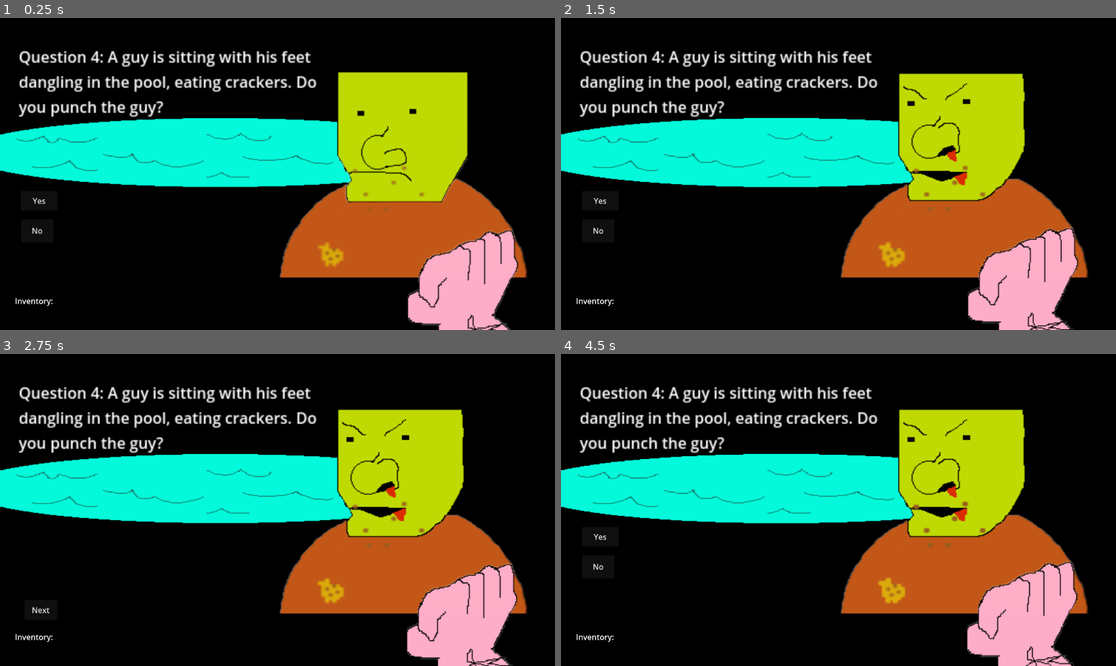
Above: before the commit, frames 1-4 (two rows, left to right).
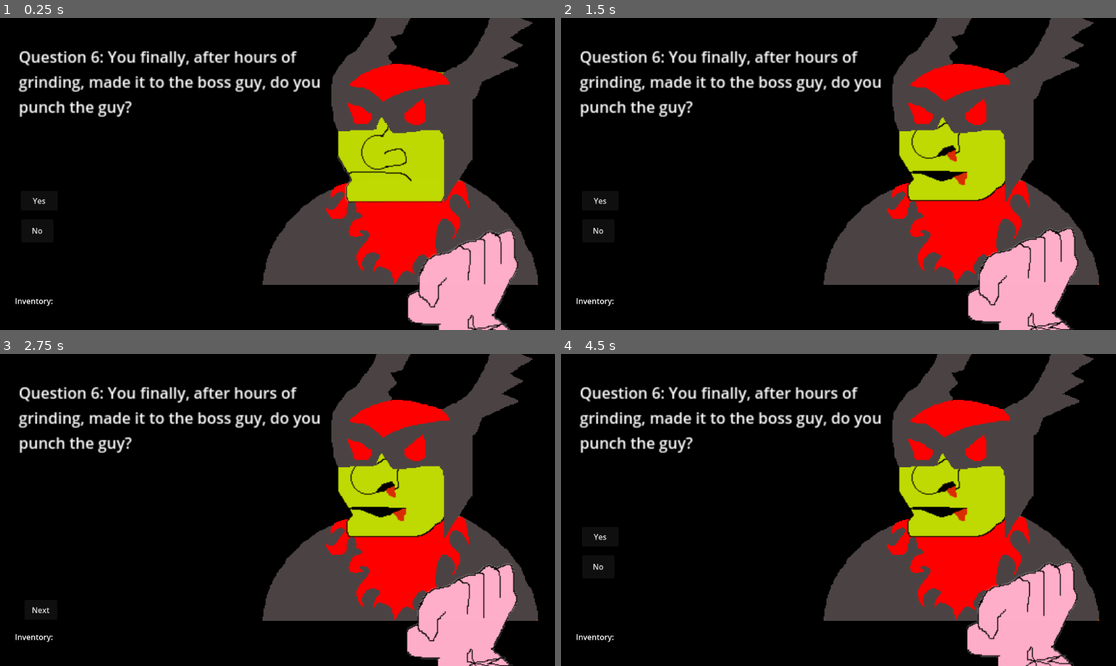
Above: after the commit, the same moments.

Repository: Do-You-Punch-The-Guy-Studios/do-you-punch-the-guy
Game: Godot game, scene res://scenes/the_guy_root_scene.tscn
The game is run twice, just before and just after one commit, with the same random seed, the same clock (stepped at 60 frames per second) and the same inputs.
Inputs:
- Up to frame 1 (0.25 s): no input
- Up to frame 2 (1.5 s): click "Yes" at 0.5 s; click "Next" at 1.25 s
- Up to frame 3 (2.75 s): click "No" at 2 s
- Up to frame 4 (4.5 s): click "Next" at 2.75 s; click "Yes" at 3.5 s; click "Next" at 4.25 s

The runs differ from the first frame. In frame 1, 34% of the frame differs, in the area x 0-97%, y 0-86%; in frame 2, 34%; in frame 3, 34%; in frame 4, 34%.

Commit message:
villain suit

Diff:
--- a/code/do-you-punch-the-guy-main.gd
+++ b/code/do-you-punch-the-guy-main.gd
@@ -24,6 +24,8 @@
 	"question2":preload("res://scenes/question2.tscn"),
 	"question3":preload("res://scenes/question3.tscn"),
 	"question4":preload("res://scenes/question4.tscn"),
+	"question5":preload("res://scenes/question5.tscn"),
+	"question6":preload("res://scenes/question6.tscn"),
 	};
 @onready var yesButton = $YesButton;
 @onready var noButton = $NoButton;
@@ -79,7 +81,7 @@
 	currentQuestionIndex = nextQuestionIndex
 	nextQuestionIndex = questionIndexes.back()
 	questionIndexes.pop_back()
-	currentQuestionIndex = 4;
+	currentQuestionIndex = 6;
 	currentQuestion = questionInfo[str(currentQuestionIndex)];
 	if(currentQuestionIndex > 1):
 		self.add_child(questionScenes["question" + str(currentQuestionIndex)].instantiate())
@@ -97,6 +99,7 @@
 	if !currentQuestion.option3:
 		option3button.hide()
 	else:
+		option3button.text = currentQuestion.option3
 		option3button.show()
 
 func animatePunch():
@@ -123,6 +126,7 @@
 	option3button.hide()
 	animatePunch()
 	tallyResults('yes')
+	#SHOW TEARDOWN TEXT
 	nextButton.show()
 
 func _no_pressed():
@@ -131,14 +135,19 @@
 	option3button.hide()
 	#animateNoPunchIfNeeded()
 	tallyResults('no')
+	#SHOW TEARDOWN TEXT
 	nextButton.show()
 
 func _option_3_pressed():
 	yesButton.hide()
 	noButton.hide()
 	option3button.hide()
+	if currentQuestion.onOption3:
+		processGameAction(currentQuestion.onOption3)
 	#animateOption3IfNeeded()
+
 	tallyResults('option3')
+	#SHOW TEARDOWN TEXT
 	nextButton.show()
 
 func _nextButtonPressed():
@@ -183,14 +192,15 @@
 				barfight += 1
 			Tags.RUDABEGA:
 				rudabega += 1
-				if(rudabega == 10):
-					secretRudabegaLevel()
 
 func secretRudabegaLevel():
+	#goToSecretRudabagaLevel
 	print("Secret Rudabega Level")
 
 func _gameLoss():
+	#loseTheGame
 	print("you lose!")
 
 func winTheGame():
+	#winTheGame
 	print("win")
--- a/data/questions.json
+++ b/data/questions.json
@@ -7,6 +7,8 @@
 		"yesTags":["WIN"],
 		"noTags":["LOSE"],
 		"onQuestion":false,
+		"onYes": false,
+		"onNo": false,
 		"isActive":true
 	},
 	"2": {
@@ -17,6 +19,8 @@
 		"yesTags":["HITSKIDS", "ASSHOLE"],
 		"noTags":["NICE"],
 		"onQuestion":false,
+		"onYes": false,
+		"onNo": false,
 		"isActive": true
 	},
 	"3": {
@@ -27,6 +31,8 @@
 		"yesTags":["BARFIGHT", "MEAN"],
 		"noTags":["PARTY"],
 		"onQuestion":{"inventory":"BEER"},
+		"onYes": false,
+		"onNo": false,
 		"isActive": true
 	},
 	"4": {
@@ -37,25 +43,34 @@
 		"yesTags":["ASSHOLE", "HITSKIDS"],
 		"noTags":[],
 		"onQuestion":false,
+		"onYes": false,
+		"onNo": false,
 		"isActive": true
 	},
 	"5": {
 		"question":"There is a guy, do you punch the guy?",
 		"yes": true,
 		"no": true,
-		"option3": "RUTABAGA",
+		"option3": "Rutabaga",
 		"yesTags":["ASSHOLE"],
 		"noTags":[],
 		"option3Tags":["RUTABAGA"],
-		"onOption3":{"RUTABAGA": 1},
+		"onQuestion":false,
+		"onYes": false,
+		"onNo": false,
+		"onOption3":{"inventory":"RUTABAGA"},
 		"isActive": true
 	},
 	"6": {
 		"question":"You finally, after hours of grinding, made it to the boss guy, do you punch the guy?",
 		"yes": true,
 		"no": true,
+		"option3":false,
 		"yesTags":["WIN"],
 		"noTags":["LOSE"],
+		"onQuestion":false,
+		"onYes": false,
+		"onNo": false,
 		"isActive": true
 	},
 	"7": {
--- /dev/null
+++ b/scenes/question5.tscn
@@ -0,0 +1,3 @@
+[gd_scene format=3 uid="uid://0x6gik13ktm2"]
+
+[node name="Question5" type="Node2D"]
--- /dev/null
+++ b/scenes/question6.tscn
@@ -0,0 +1,18 @@
+[gd_scene load_steps=3 format=3 uid="uid://c38fewsakddy3"]
+
+[ext_resource type="Texture2D" uid="uid://cu045p4tvcxsd" path="res://assets/question6/villainmask.png" id="1_d5ajq"]
+[ext_resource type="Texture2D" uid="uid://bdhw1a5gdjqe7" path="res://assets/question6/villainBodysuit.png" id="2_65ed3"]
+
+[node name="Question6" type="Node2D"]
+
+[node name="Villainmask" type="Sprite2D" parent="."]
+z_index = 3
+position = Vector2(977.00006, 167.00002)
+scale = Vector2(0.68333334, 0.6308333)
+texture = ExtResource("1_d5ajq")
+
+[node name="VillainBodysuit" type="Sprite2D" parent="."]
+z_index = 1
+position = Vector2(831.75, 131.99995)
+scale = Vector2(0.7470834, 0.7033333)
+texture = ExtResource("2_65ed3")
--- a/scenes/the_guy_root_scene.tscn
+++ b/scenes/the_guy_root_scene.tscn
@@ -32,7 +32,7 @@
 texture = ExtResource("3_dpvq8")
 
 [node name="PunchArm" type="Sprite2D" parent="theAction"]
-z_index = 4
+z_index = 5
 position = Vector2(977, 732)
 scale = Vector2(2, 2)
 texture = ExtResource("4_267bx")
@@ -45,7 +45,7 @@
 
 [node name="PowEffect" type="Sprite2D" parent="theAction"]
 visible = false
-z_index = 3
+z_index = 4
 position = Vector2(910, 292)
 texture = ExtResource("6_267bx")
 
@@ -87,7 +87,7 @@
 z_index = 10
 offset_left = 42.0
 offset_top = 482.0
-offset_right = 545.0
+offset_right = 130.0
 offset_bottom = 531.0
 text = "Option 3"
 
Binary file added: assets/question6/villainBodysuit.png
Not shown, added: assets/question6/villainBodysuit.png.import
Binary file added: assets/question6/villainmask.png
Not shown, added: assets/question6/villainmask.png.import
